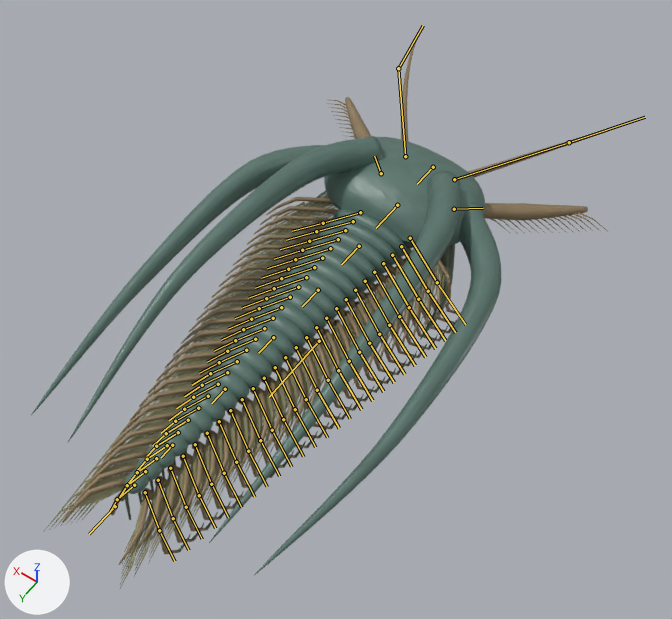
The glTF model public/assets/creatures/marrella.glb as it was, and as the next commit left it.
Rendered twice from a 50 mm camera at (-2.47, 3.24, 5.59) aimed at (-0.08, -0.1, 0.33). The lights are fixed; the arrows at lower left show +X, +Y and +Z. The older version comes first. The bones that change, and the others that lie on the model, are drawn over the model as lines.

The first picture shows 'marrella marrella Dorsal cuticle', 'marrella marrella Sclerotized tips', 'marrella marrella Soft appendages'.
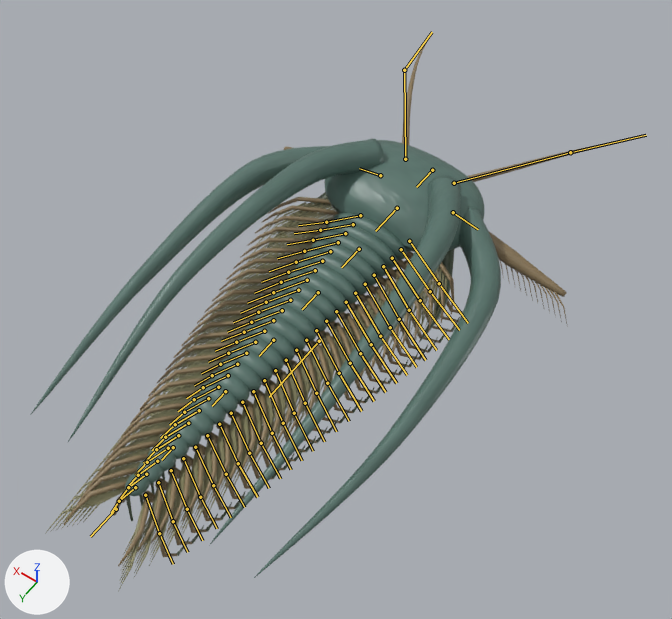
The newer file adds an action. The first version stands in its rest pose; the second is drawn at frame 9 of the action 'Grab'.

What differs and where, as boxes (x1, y1, x2, y2) in the pictures (672 x 619 px):
'marrella marrella Dorsal cuticle', posed: before (31, 136, 501, 575); after (30, 139, 501, 578)
'marrella marrella Soft appendages', posed: before (43, 28, 639, 588); after (46, 35, 641, 591)
'marrella marrella Sclerotized tips', posed: before (123, 190, 458, 552); after (125, 192, 460, 556)
bone 'body_01', root to tip: before (433, 167) to (417, 184); after (432, 170) to (416, 187)
bone 'antenna_1', root to tip: before (405, 156) to (398, 68); after (405, 159) to (404, 70)
bone 'antenna_1_tip', root to tip: before (398, 68) to (423, 25); after (404, 70) to (432, 32)
bone 'antenna_-1', root to tip: before (454, 179) to (569, 142); after (454, 183) to (570, 152)
bone 'antenna_-1_tip', root to tip: before (569, 142) to (645, 117); after (570, 152) to (646, 135)
bone 'paddle_1', root to tip: before (381, 173) to (374, 156); after (380, 175) to (359, 168)
bone 'paddle_-1', root to tip: before (454, 209) to (483, 208); after (453, 212) to (478, 229)
bone 'body_02', root to tip: before (397, 205) to (376, 228); after (397, 208) to (375, 231)
bone 'leg_00_L', root to tip: before (410, 238) to (437, 282); after (409, 241) to (439, 283)
bone 'leg_00_R', root to tip: before (360, 212) to (323, 223); after (360, 215) to (326, 222)
bone 'body_03', root to tip: before (359, 246) to (341, 264); after (359, 249) to (341, 267)
bone 'leg_01_L', root to tip: before (401, 246) to (428, 291); after (401, 249) to (430, 291)
bone 'leg_01_R', root to tip: before (353, 221) to (316, 231); after (353, 224) to (320, 230)
bone 'leg_02_L', root to tip: before (392, 255) to (418, 299); after (392, 258) to (420, 300)
bone 'leg_02_R', root to tip: before (345, 230) to (309, 241); after (345, 233) to (313, 240)
bone 'leg_03_R', root to tip: before (338, 239) to (302, 250); after (338, 242) to (304, 251)
bone 'body_04', root to tip: before (318, 290) to (302, 306); after (318, 292) to (302, 309)
bone 'leg_07_L', root to tip: before (346, 299) to (369, 343); after (346, 302) to (371, 344)
bone 'leg_07_R', root to tip: before (306, 277) to (274, 288); after (307, 280) to (273, 292)
bone 'leg_08_L', root to tip: before (336, 308) to (359, 352); after (336, 311) to (360, 353)
bone 'leg_08_R', root to tip: before (298, 287) to (266, 298); after (298, 290) to (266, 302)
bone 'body_05', root to tip: before (273, 337) to (258, 353); after (273, 340) to (259, 356)
bone 'leg_13_L', root to tip: before (285, 357) to (306, 399); after (286, 360) to (305, 403)
bone 'leg_13_R', root to tip: before (255, 339) to (227, 351); after (255, 342) to (228, 353)
bone 'leg_14_L', root to tip: before (275, 367) to (295, 409); after (275, 370) to (294, 413)
bone 'leg_14_R', root to tip: before (246, 350) to (219, 362); after (246, 353) to (220, 364)
bone 'body_06', root to tip: before (225, 389) to (211, 403); after (225, 391) to (212, 406)
bone 'body_07', root to tip: before (172, 445) to (161, 457); after (173, 447) to (161, 460)
bone 'leg_20_L', root to tip: before (207, 433) to (224, 473); after (207, 435) to (226, 474)
bone 'leg_20_R', root to tip: before (188, 420) to (166, 433); after (188, 423) to (165, 437)
bone 'body_08', root to tip: before (115, 506) to (89, 534); after (116, 509) to (90, 536)

The change in detail:
Bone 'body_01' (bone_body_01) moves from (0.0, 0.0, 0.0) to (0.0, 0.0, -0.03).
Bone 'body_01' (bone_body_01) turns from (0, 0, 0) to (0, -1, 0) degrees about its own x, y and z.
Bone 'antenna_1' (bone_antenna_1) turns from (0, 0, 0) to (1, 0, -3) degrees about its own x, y and z.
Bone 'antenna_1_tip' (bone_antenna_1_tip) turns from (0, 0, 0) to (-1, -1, 2) degrees about its own x, y and z.
Bone 'antenna_-1' (bone_antenna__1) turns from (0, 0, 0) to (-1, 0, -3) degrees about its own x, y and z.
Bone 'antenna_-1_tip' (bone_antenna__1_tip) turns from (0, 0, 0) to (-1, 1, -2) degrees about its own x, y and z.
Bone 'paddle_1' (bone_paddle_1) turns from (0, 0, 0) to (-6, -14, 39) degrees about its own x, y and z.
Bone 'paddle_-1' (bone_paddle__1) turns from (0, 0, 0) to (-6, 14, -39) degrees about its own x, y and z.
Bone 'body_02' (bone_body_02) moves from (0.0, 0.0, 0.0) to (0.0, 0.0, -0.03).
Bone 'leg_00_L' (bone_leg_00_l) turns from (0, 0, 0) to (-2, 0, 3) degrees about its own x, y and z.
Bone 'leg_00_R' (bone_leg_00_r) turns from (0, 0, 0) to (-5, 0, -6) degrees about its own x, y and z.
Bone 'body_03' (bone_body_03) moves from (0.0, 0.0, 0.0) to (0.0, 0.0, -0.03).
Bone 'leg_01_L' (bone_leg_01_l) turns from (0, 0, 0) to (-3, 0, 4) degrees about its own x, y and z.
Bone 'leg_01_R' (bone_leg_01_r) turns from (0, 0, 0) to (-6, 0, -7) degrees about its own x, y and z.
Bone 'leg_02_L' (bone_leg_02_l) turns from (0, 0, 0) to (-2, 0, 3) degrees about its own x, y and z.
Bone 'leg_02_R' (bone_leg_02_r) turns from (0, 0, 0) to (-5, 0, -6) degrees about its own x, y and z.
Bone 'leg_03_R' (bone_leg_03_r) turns from (0, 0, 0) to (-2, 0, -3) degrees about its own x, y and z.
Bone 'body_04' (bone_body_04) moves from (0.0, 0.0, 0.0) to (0.0, 0.0, -0.03).
Bone 'leg_07_L' (bone_leg_07_l) turns from (0, 0, 0) to (-1, 0, 2) degrees about its own x, y and z.
Bone 'leg_07_R' (bone_leg_07_r) turns from (0, 0, 0) to (1, 0, 2) degrees about its own x, y and z.
Bone 'leg_08_L' (bone_leg_08_l) turns from (0, 0, 0) to (-1, 0, 2) degrees about its own x, y and z.
Bone 'leg_08_R' (bone_leg_08_r) turns from (0, 0, 0) to (1, 0, 2) degrees about its own x, y and z.
Bone 'body_05' (bone_body_05) moves from (0.0, 0.0, 0.0) to (0.0, 0.0, -0.03).
Bone 'leg_13_L' (bone_leg_13_l) turns from (0, 0, 0) to (2, 0, -1) degrees about its own x, y and z.
Bone 'leg_13_R' (bone_leg_13_r) turns from (0, 0, 0) to (-2, 0, -1) degrees about its own x, y and z.
Bone 'leg_14_L' (bone_leg_14_l) turns from (0, 0, 0) to (2, 0, -1) degrees about its own x, y and z.
Bone 'leg_14_R' (bone_leg_14_r) turns from (0, 0, 0) to (-2, 0, -1) degrees about its own x, y and z.
Bone 'body_06' (bone_body_06) moves from (0.0, 0.0, 0.0) to (0.0, 0.0, -0.03).
Bone 'body_07' (bone_body_07) moves from (0.0, 0.0, 0.0) to (0.0, 0.0, -0.03).
Bone 'leg_20_L' (bone_leg_20_l) turns from (0, 0, 0) to (-2, 0, 1) degrees about its own x, y and z.
Bone 'leg_20_R' (bone_leg_20_r) turns from (0, 0, 0) to (2, 0, 1) degrees about its own x, y and z.
Bone 'body_08' (bone_body_08) moves from (0.0, 0.0, 0.0) to (0.0, 0.0, -0.03).
